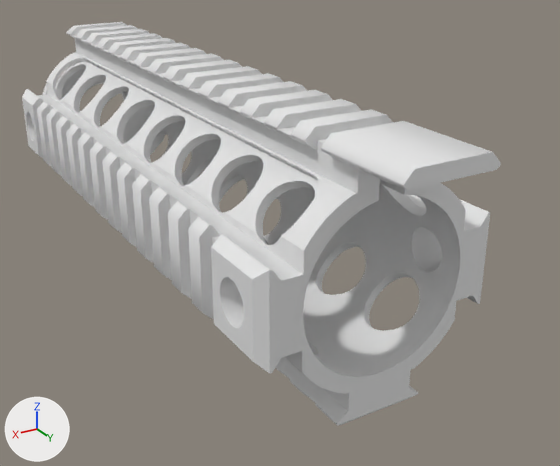
The Blender file Blends/handguard/M4 quad rail.blend: old version first, new version second.
The view is the same before and after, from a 50 mm camera at (0.0861, 0.1043, 0.0665) aimed at (-0.013, -0.0609, -0.0161). Every picture has the same lights, and +X, +Y and +Z are marked at lower left.

The first picture shows 'M4_Quad_Rail_1'.
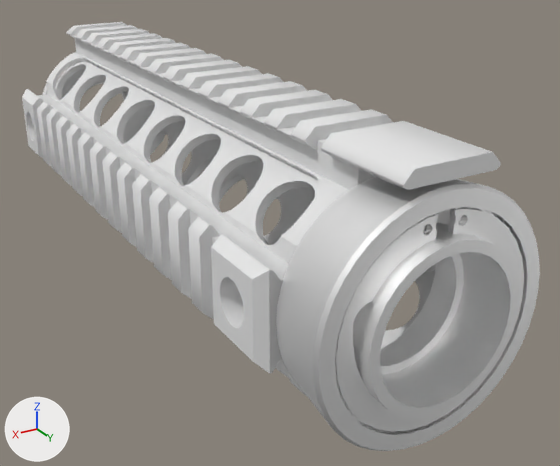
The newer file is also turned or shifted as a whole; pictures and numbers use the older file's frame.

Boxes [x1, y1, x2, y2] around the edits, measured in the pictures (560 x 466 px):
```json
{"object": "M4_Quad_Rail_1", "change": "reshaped", "before": [22, 22, 501, 426], "after": [22, 22, 540, 451], "on screen": "8% wider, 6% taller"}
{"part": 1, "of": "me_face_sheet_005", "change": "built on", "before": [282, 183, 460, 394], "after": [276, 177, 540, 451]}
```

Scene script edits in JSON lines:
```json
{"op": "add", "block": "mat_handguard_ar15_kac_ris_lod0", "code": ["mat_handguard_ar15_kac_ris_lod0 = principled_material('handguard_ar15_kac_ris_LOD0')", "mat_handguard_ar15_kac_ris_lod0.base_color = (1.0, 1.0, 1.0)  # white #ffffff", "mat_handguard_ar15_kac_ris_lod0.metallic = 1.0", "mat_handguard_ar15_kac_ris_lod0.roughness = 0.553", "mat_handguard_ar15_kac_ris_lod0.specular_ior_level = 1.0"]}
{"block": "me_face_sheet_005", "where": "# used by ob_m4_quad_rail_1; location = (0.0, 0.0, 0.0)"}
{"op": "remove", "block": "me_face_sheet_005", "code": "me_face_sheet_005.from_pydata(...)  # 4657 vertices, 9466 faces; spans x -0.029..0.028, y -0.168..0.015, z -0.033..0.028"}
{"op": "add", "block": "me_face_sheet_005", "code": "me_face_sheet_005.from_pydata(...)  # 6979 vertices, 11498 faces; spans x -0.029..0.028, y -0.168..0.018, z -0.033..0.028"}
{"block": "me_face_sheet_005", "change": "me_face_sheet_005 part 1: 9 vertices moved within x -0.014..0.018, y 0.0, z -0.024..0.018; 2322 vertices added at x -0.026..0.026, y -0.003..0.018, z -0.029..0.023"}
{"op": "add", "block": "me_face_sheet_005", "code": "me_face_sheet_005.materials.append(mat_handguard_ar15_kac_ris_lod0)  # white #ffffff"}
```
